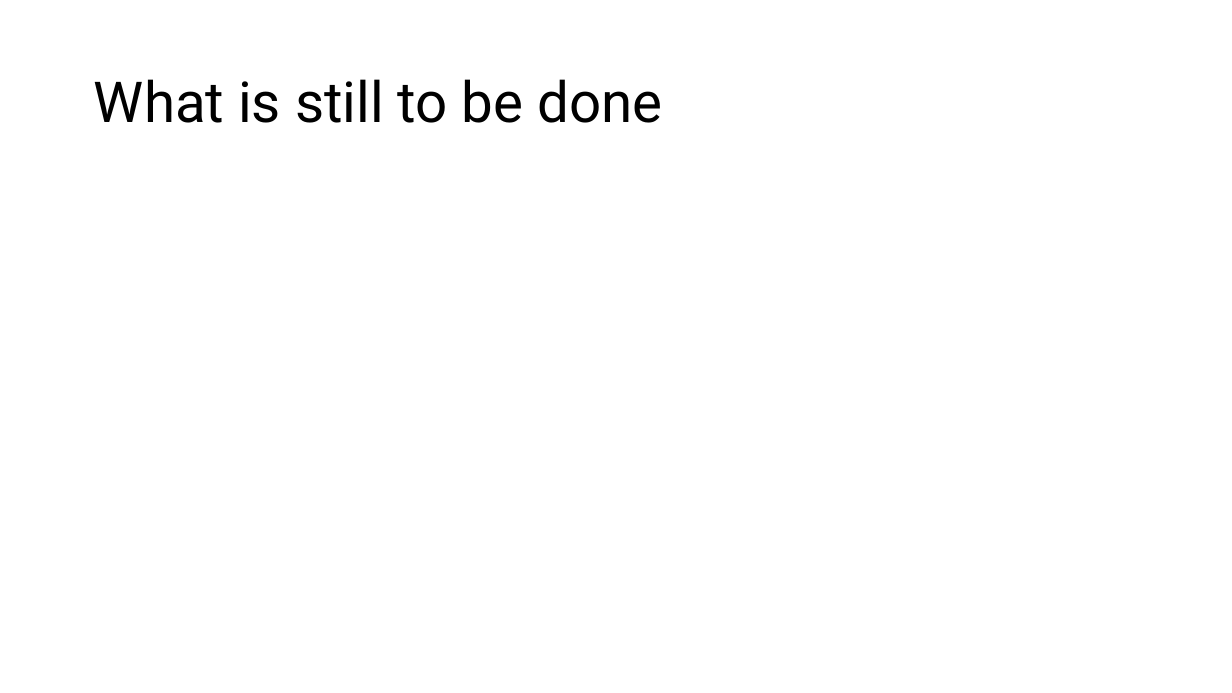
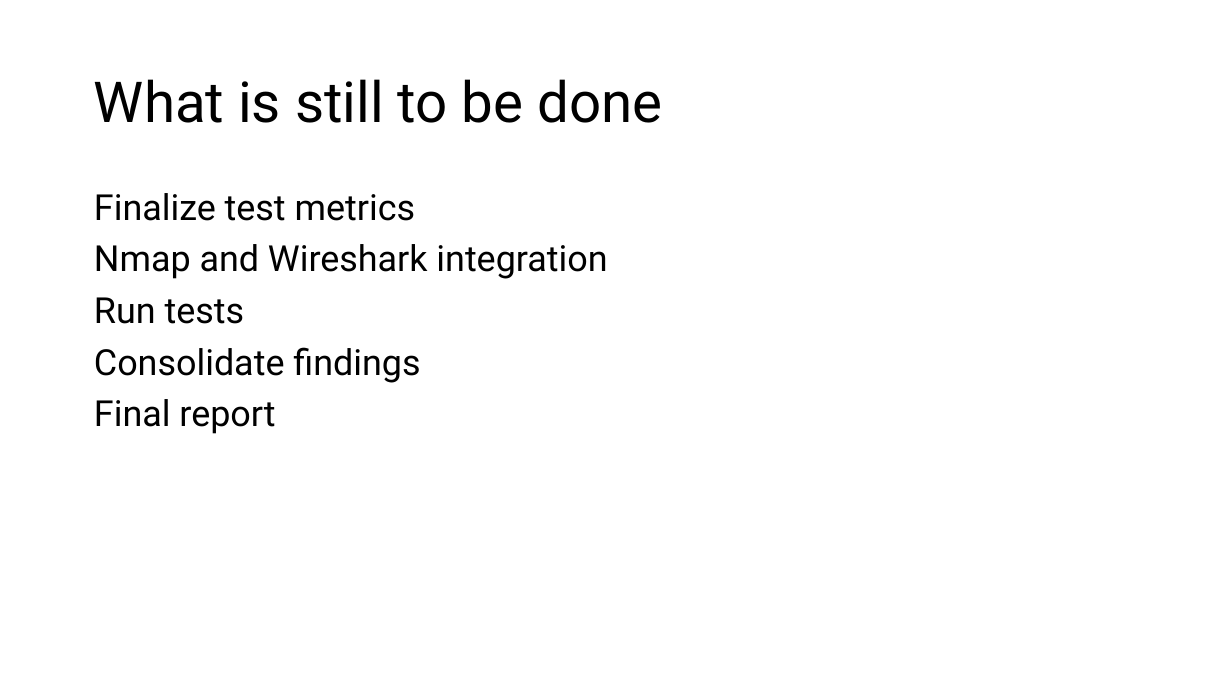
Before and after one commit to DavidSushames/BHB-Capstone, a slide deck: slide 5 of Mid Project Presentation.pptx. Drawn at 1232x693 pixels with LibreOffice and Linux fonts; fonts in the diff are those of the drawing. Boxes give left, top, right and bottom in pixels: in the first picture for what was removed or moved away, otherwise in the second. Text is boxed around its words. In the diff, an @@ line names an element or a change of style, - is before the commit and + after.

```diff
--- a/Mid Project Presentation.pptx
+++ b/Mid Project Presentation.pptx
@@ text added at box(94, 193, 607, 434), 28 pt, text #000000 @@
+Finalize test metrics
+Nmap and Wireshark integration
+Run tests
+Consolidate findings
+Final report
```
Also in this commit, not shown: 2 other slides changed, 1 slide added, 1 slide removed, 8 other files.
